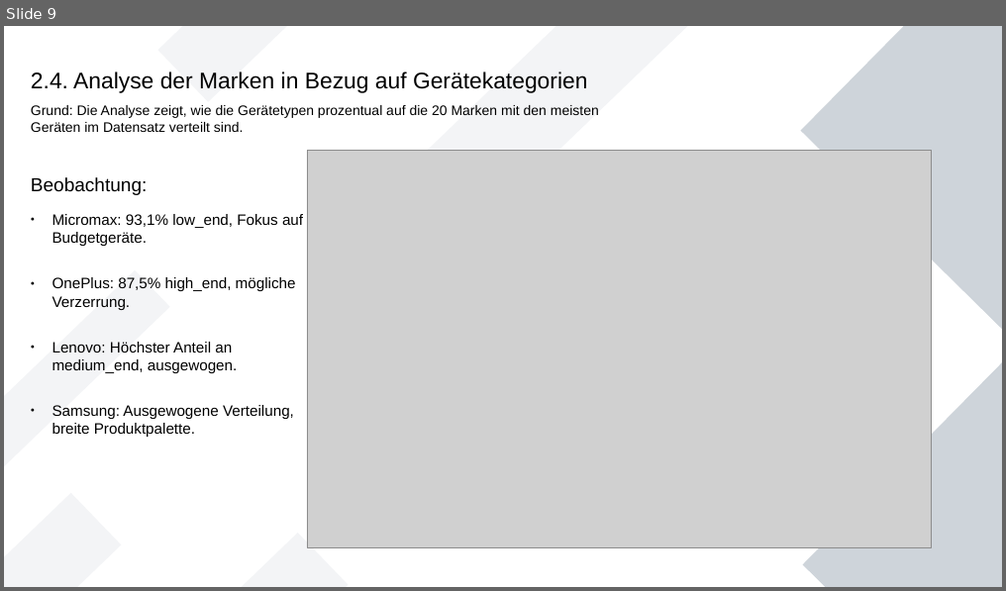
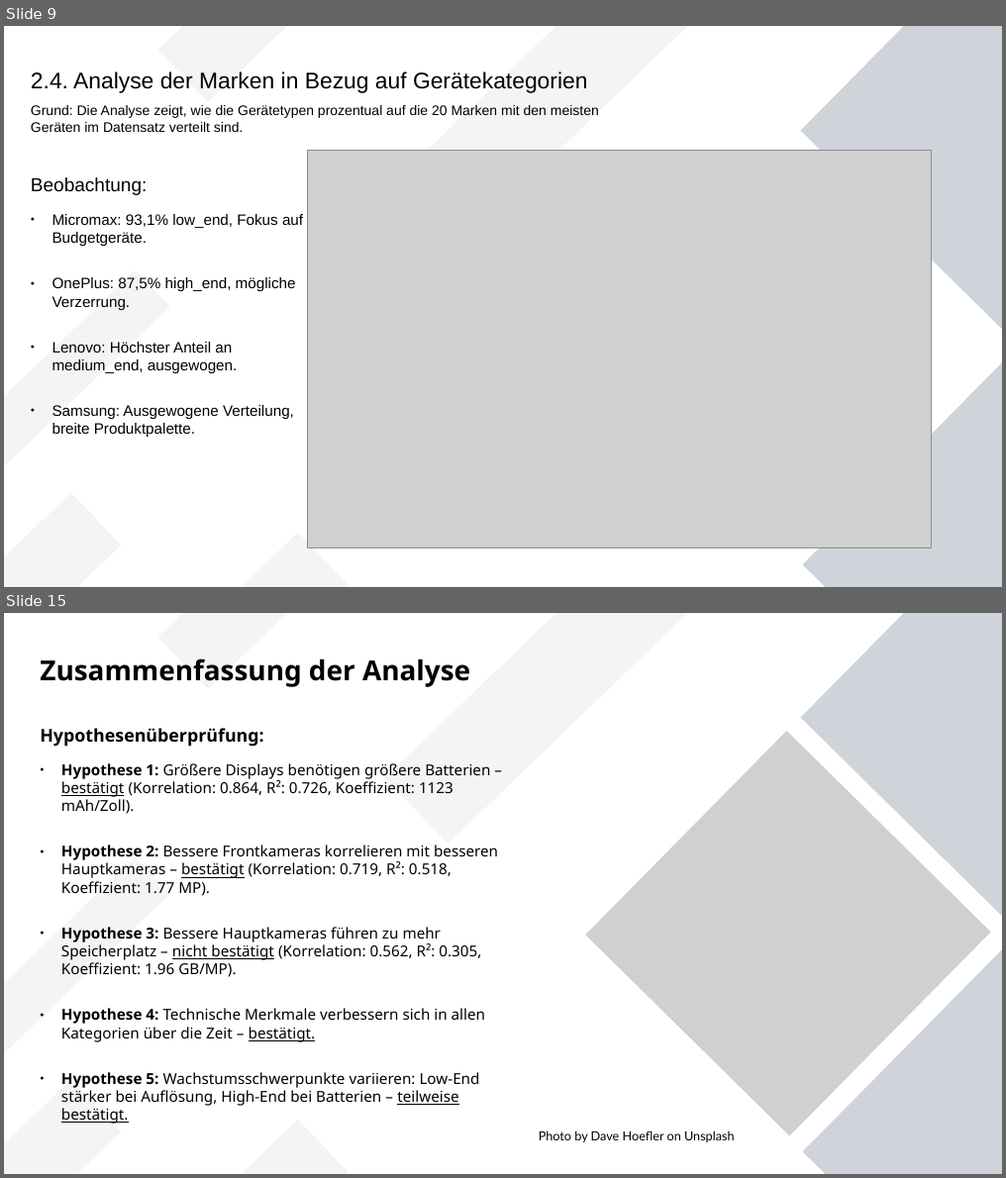
Before and after one commit to RealChoki/HTW-Notes, a slide deck: Semester 4/Ki werkstatt/phones_analysis.odp. Shown one above the other, each under a label of ours: slide 9 before the commit, slides 9 and 15 after it; the slides between them are not shown. The pictures are 1006x591 and 1006x1178 pixels, drawn with LibreOffice and Linux fonts; fonts in the diff are those of the drawing; grey boxes stand for pictures. Boxes give left, top, right and bottom in pixels: in the first picture for what was removed or moved away, otherwise in the second. Text is boxed around its words. In the diff, an @@ line names an element or a change of style, - is before the commit and + after.

```diff
--- a/Semester 4/Ki werkstatt/phones_analysis.odp
+++ b/Semester 4/Ki werkstatt/phones_analysis.odp
@@ slide 15 added at (4,613,1002,1174), background #FFFFFF; not listed: 7 template elements that a slide beside it also shows @@
@@ text added at (40,659,470,687), 22 pt, text #000000, bold @@
+Zusammenfassung der Analyse
@@ text added at (40,728,498,1124), 12 pt, text #000000 @@
+Hypothesenüberprüfung:
+● Hypothese 1: Größere Displays benötigen größere Batterien – bestätigt (Korrelation: 0.864, R²: 0.726, Koeffizient: 1123 mAh/Zoll).
+● Hypothese 2: Bessere Frontkameras korrelieren mit besseren Hauptkameras – bestätigt (Korrelation: 0.719, R²: 0.518, Koeffizient: 1.77 MP).
+● Hypothese 3: Bessere Hauptkameras führen zu mehr Speicherplatz – nicht bestätigt (Korrelation: 0.562, R²: 0.305, Koeffizient: 1.96 GB/MP).
+● Hypothese 4: Technische Merkmale verbessern sich in allen Kategorien über die Zeit – bestätigt.
+● Hypothese 5: Wachstumsschwerpunkte variieren: Low-End stärker bei Auflösung, High-End bei Batterien – teilweise bestätigt.
@@ picture added at (585,731,991,1137) @@
@@ text added at (539,1131,735,1144), 10 pt, text #000000 @@
+Photo by Dave Hoefler on Unsplash
```
Also in this commit, not shown: 1 slide changed, 5 other slides added, 13 slides removed, 1 other file.
